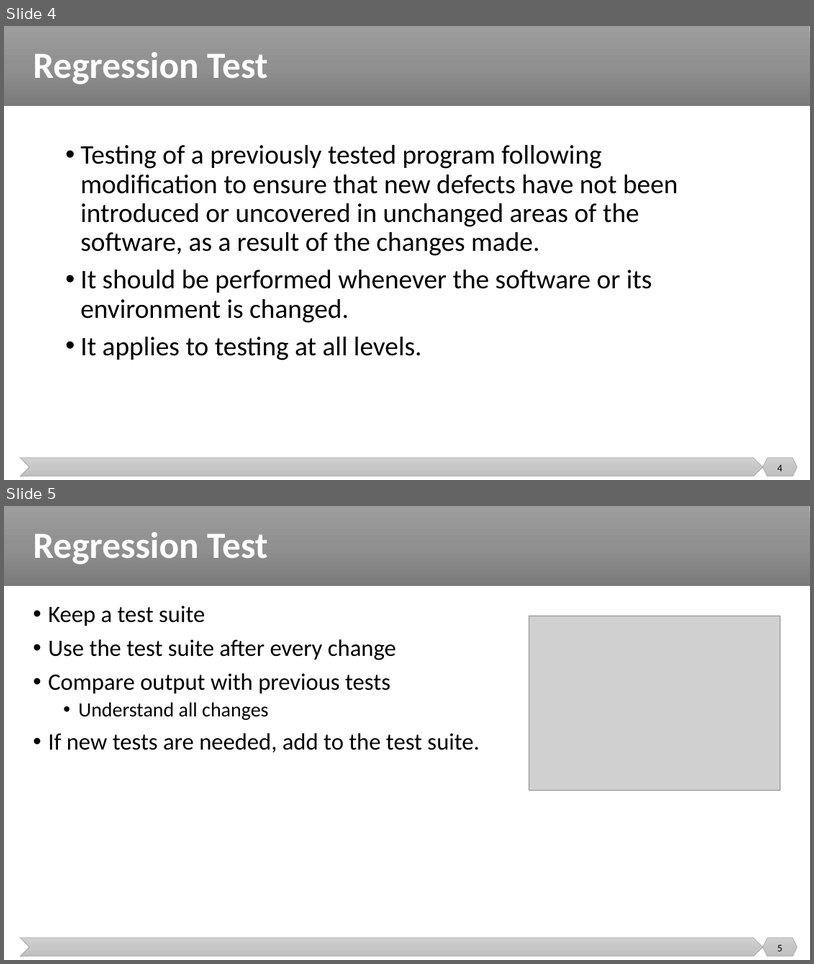
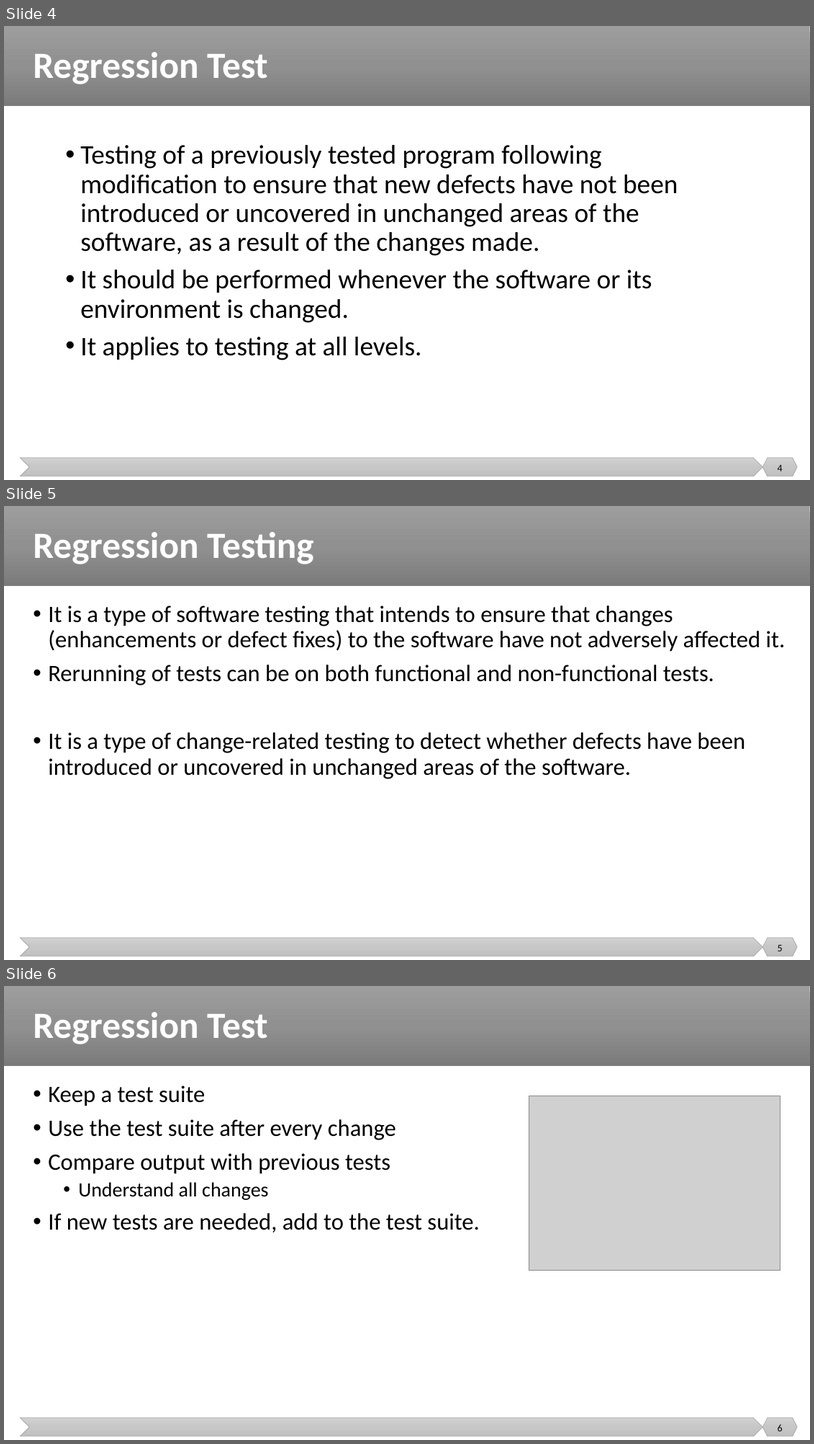
Before and after one commit to malenezi/malenezi, a slide deck: new_SE401/Lectures/8-Integration, System and Regression Testing/Regression Testing.pptx. Shown one above the other, each under a label of ours: slides 4 and 5 before the commit, slides 4, 5 and 6 after it. The pictures are 814x964 and 814x1444 pixels, drawn with LibreOffice and Linux fonts; fonts in the diff are those of the drawing; grey boxes stand for pictures. Boxes give left, top, right and bottom in pixels: in the first picture for what was removed or moved away, otherwise in the second. Text is boxed around its words. In the diff, an @@ line names an element or a change of style, - is before the commit and + after.

```diff
--- a/new_SE401/Lectures/8-Integration, System and Regression Testing/Regression Testing.pptx
+++ b/new_SE401/Lectures/8-Integration, System and Regression Testing/Regression Testing.pptx
@@ slide 5 added at [4,506,810,960], background #FFFFFF; not listed: 3 template elements that a slide beside it also shows @@
@@ title added at [33,532,314,564], 44 pt, text #FFFFFF, bold @@
+Regression Testing
@@ text added at [48,605,786,779], 28 pt, text #000000 @@
+• It is a type of software testing that intends to ensure that changes (enhancements or defect fixes) to the software have not adversely affected it.
+• Rerunning of tests can be on both functional and non-functional tests.
+• It is a type of change-related testing to detect whether defects have been introduced or uncovered in unchanged areas of the software.
@@ page number added at [778,944,783,951], 12 pt, text #000000 @@
+5
@@ what was slide 5 is now slide 6 @@
@@ page number at [778,1424,783,1431]: text changed @@
-5
+6
```
Also in this commit, not shown: 2 slides changed, 1 other slide added, 19 other files.
